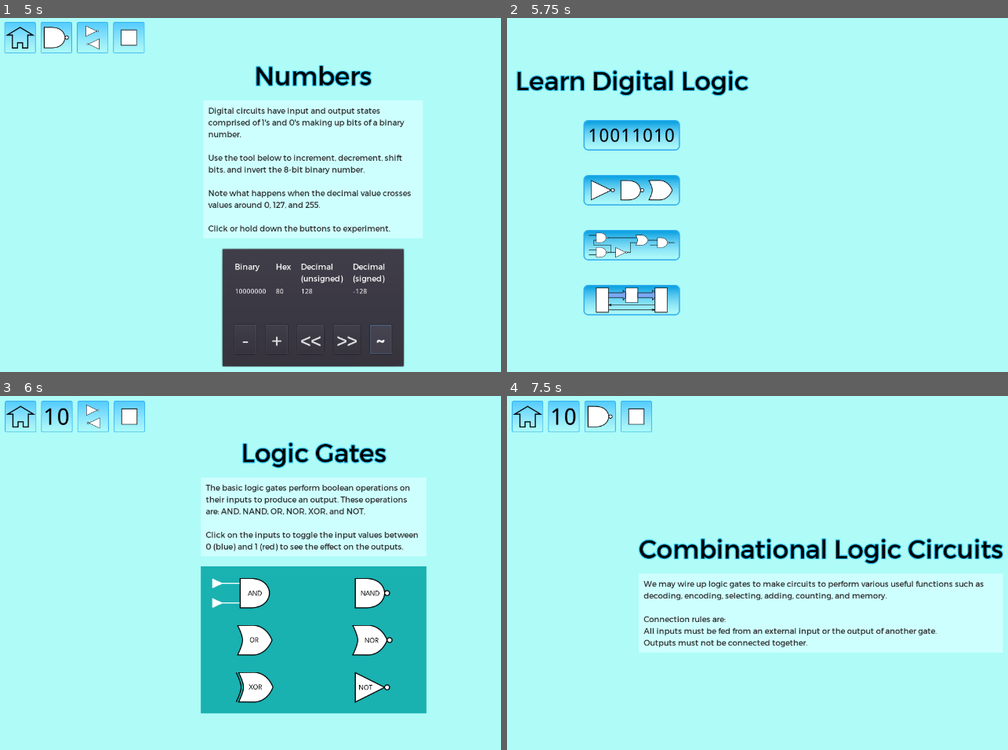
Above: before the commit, frames 1-4 (two rows, left to right).
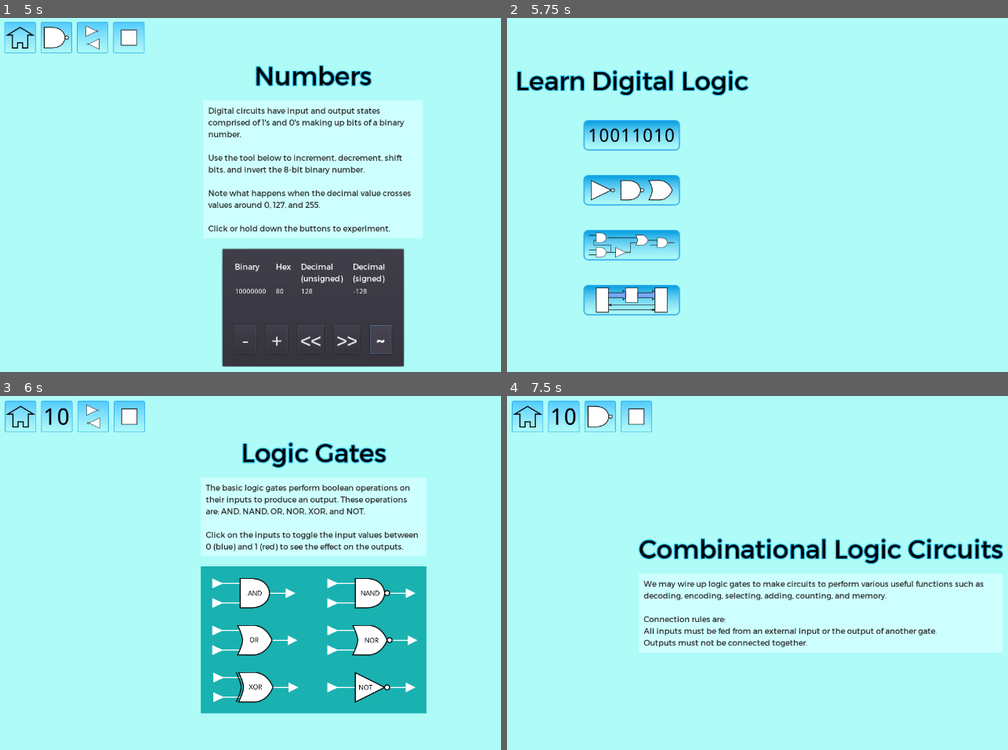
Above: after the commit, the same moments.

Repository: andrew-wilkes/digital-logic
Game: Godot game, scene res://Main.tscn
Two runs of this game, one before a commit and one after it. Both use one fixed random seed, a clock stepped at 60 frames per second and the inputs below.
Inputs (mouse positions are in pixels of both pictures, inside the frame that each line leads up to):
- Up to frame 1 (5 s): click (125, 134) at 0.5 s; click "-" at 1.25 s; click "+" at 2 s; click "<<" at 2.75 s; click ">>" at 3.5 s; click "~" at 4.25 s
- Up to frame 2 (5.75 s): click (527, 39) at 5 s
- Up to frame 3 (6 s): click (125, 569) at 5.75 s
- Up to frame 4 (7.5 s): click (527, 417) at 6.5 s; click (632, 622) at 7.25 s

Frames 1-2 are identical in both runs. In frame 3, 0.7% of the frame differs, in the area x 42-84%, y 51-87%; in frame 4, nothing differs.
Error before the commit: Parse Error: The method "indicate_state" isn't declared in the current class. (res://parts/Output.gd:29)

Commit message:
Fix highlighting

Diff:
--- a/game/g.gd
+++ b/game/g.gd
@@ -48,9 +48,8 @@
 
 
 func indicate_state(ob, state):
-	var color
 	if state:
-		color = g.COLOR_HIGH
+		ob.color = g.COLOR_HIGH
 	else:
-		color = g.COLOR_LOW
-	ob.modulate = color
+		ob.color = g.COLOR_LOW
+	ob.get_node("Symbol").modulate = ob.color
--- a/game/parts/Output.gd
+++ b/game/parts/Output.gd
@@ -26,7 +26,7 @@
 		return
 	state = value
 	output = state
-	indicate_state()
+	g.indicate_state(self, state)
 
 
 func _on_Label_button_down():
--- a/game/parts/Part.gd
+++ b/game/parts/Part.gd
@@ -114,7 +114,7 @@
 func change_input_state(value):
 	state = value
 	output = state
-	g.indicate_state($Symbol, state)
+	g.indicate_state(self, state)
 	emit_signal("new_event")
 	emit_signal("state_changed", self, state)
 
